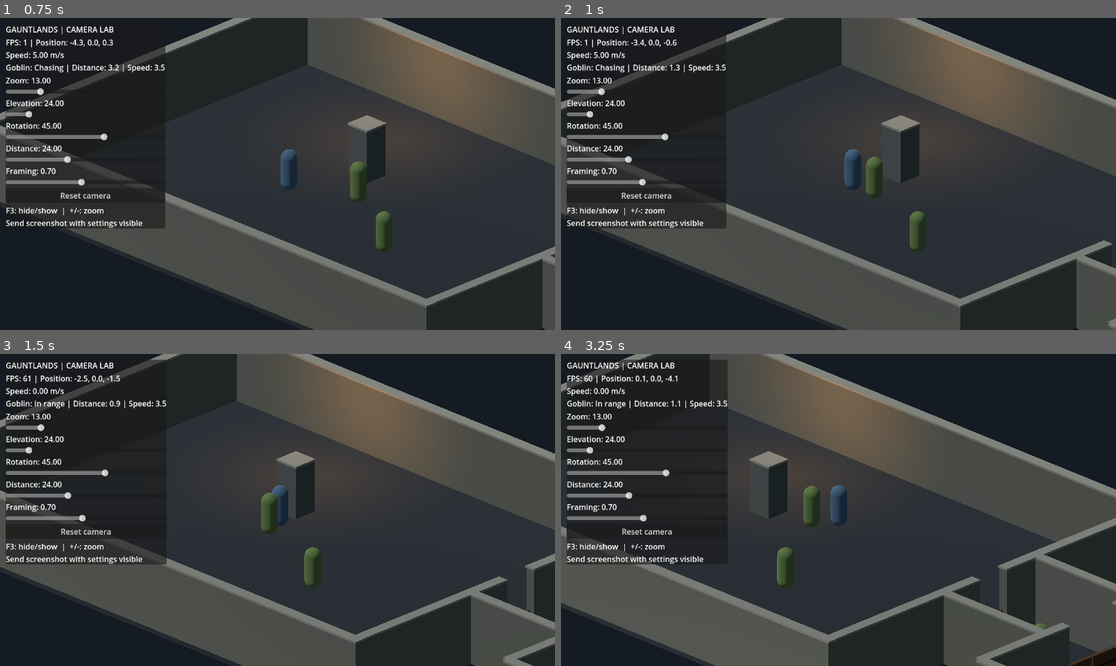
Above: before the commit, frames 1-4 (two rows, left to right).
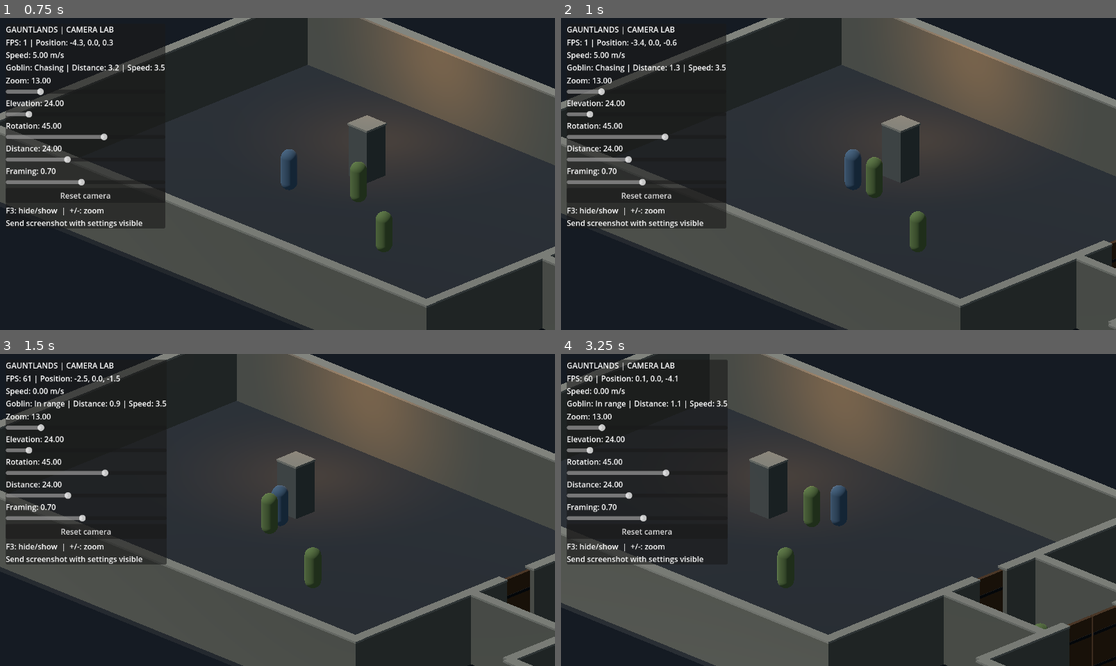
Above: after the commit, the same moments.

Repository: Jonty303/Project-Gauntlands
Game: Godot game, scene res://scenes/experiment_25d.tscn
Same seed, same stepped clock (60 frames per second), same inputs: the game is played once before the commit and once after it. This scene is started directly instead of the project's main scene.
Inputs (mouse positions are in pixels of both pictures, inside the frame that each line leads up to):
- Up to frame 1 (0.75 s): tap Enter (ui_accept) at 0.5 s; move the mouse to (399, 158) at 0.52 s; hold D (move_right) from 0.53 s (still down); hold Space (attack) from 0.53 s (still down); click (399, 158) at 0.67 s
- Up to frame 2 (1 s): keep holding D (move_right); keep holding Space (attack); tap Enter (ui_accept) at 0.77 s
- Up to frame 3 (1.5 s): release D (move_right) at 1.25 s; release Space (attack) at 1.25 s; drag from (166, 525) to (249, 572) at 1.27 s
- Up to frame 4 (3.25 s): move the mouse to (894, 441) at 2.02 s; hold D (move_right) 2.03-2.75 s; tap Q (target_previous) at 2.1 s; drag from (810, 572) to (672, 463) at 2.77 s

Frame 1 is identical in both runs. In frame 2, less than 0.1% of the frame differs, in the area x 98-100%, y 71-81%; in frame 3, 0.5%; in frame 4, 1.6%, in the area x 75-100%, y 69-100%.

Commit message:
Raise door leaves to full 3.1-unit wall height

Diff:
--- a/scripts/dungeon_door_25d.gd
+++ b/scripts/dungeon_door_25d.gd
@@ -24,10 +24,11 @@
         var body := StaticBody3D.new()
         body.name = "Leaf%d" % i
         body.position.x = width * 0.5 if i == 0 else -width * 0.5
+        body.position.y = 1.55
         hinge.add_child(body)
         var mesh := MeshInstance3D.new()
         var slab := BoxMesh.new()
-        slab.size = Vector3(width - 0.06, 2.55, 0.17)
+        slab.size = Vector3(width - 0.06, 3.1, 0.17)
         mesh.mesh = slab
         var wood := StandardMaterial3D.new()
         wood.albedo_color = Color("#63462e")
